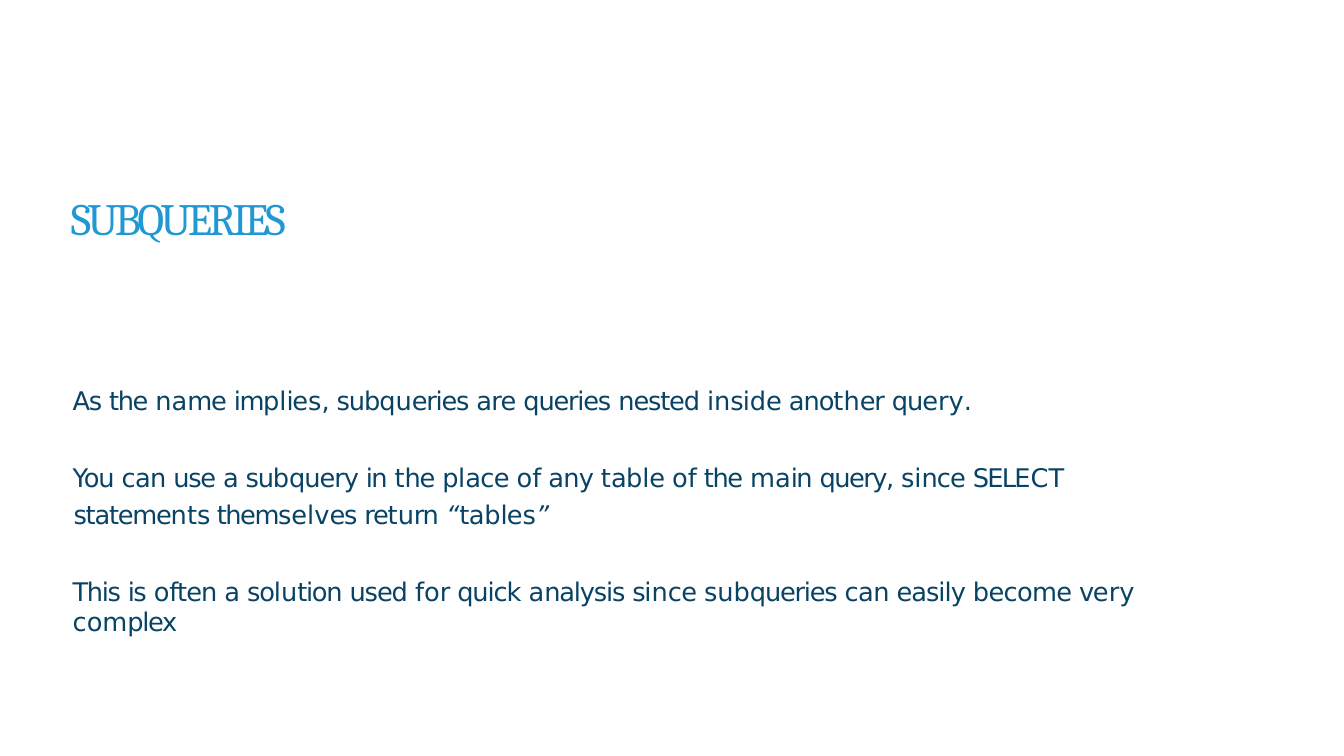
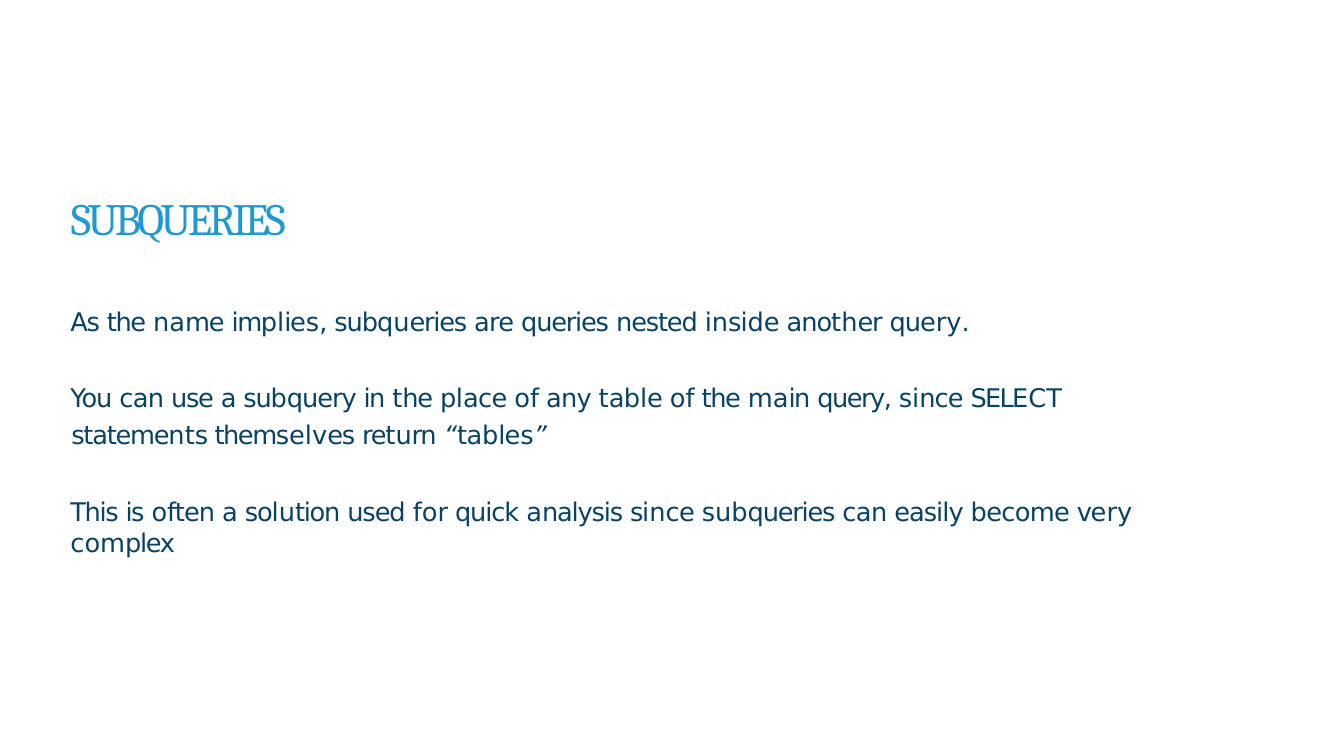
Before and after one commit to itua1293/w3-nbs, a slide deck: slide 44 of D1/W3 D1D2 SQL.pptx (slide 43 before the commit). Drawn at 1344x756 pixels with LibreOffice and Linux fonts; fonts in the diff are those of the drawing. Boxes give left, top, right and bottom in pixels: in the first picture for what was removed or moved away, otherwise in the second. Text is boxed around its words. In the diff, an @@ line names an element or a change of style, - is before the commit and + after.

```diff
--- a/D1/W3 D1D2 SQL.pptx
+++ b/D1/W3 D1D2 SQL.pptx
@@ text "As the name implies, subqueries ...": place and size @@
-text "As the name implies, subqueries ..." at [73, 390, 1134, 606]
+text "As the name implies, subqueries ..." at [70, 311, 1132, 526]
```
Also in this commit, not shown: 1 other slide changed, 3 slides added, 1 slide removed, 1 other file.
